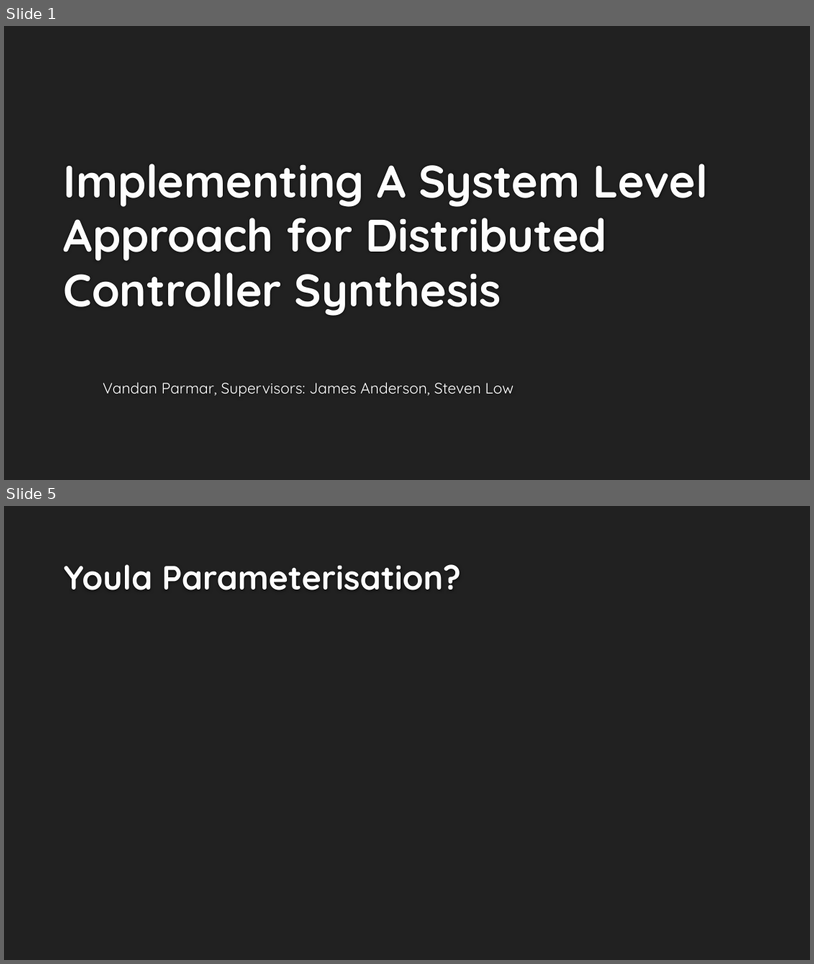
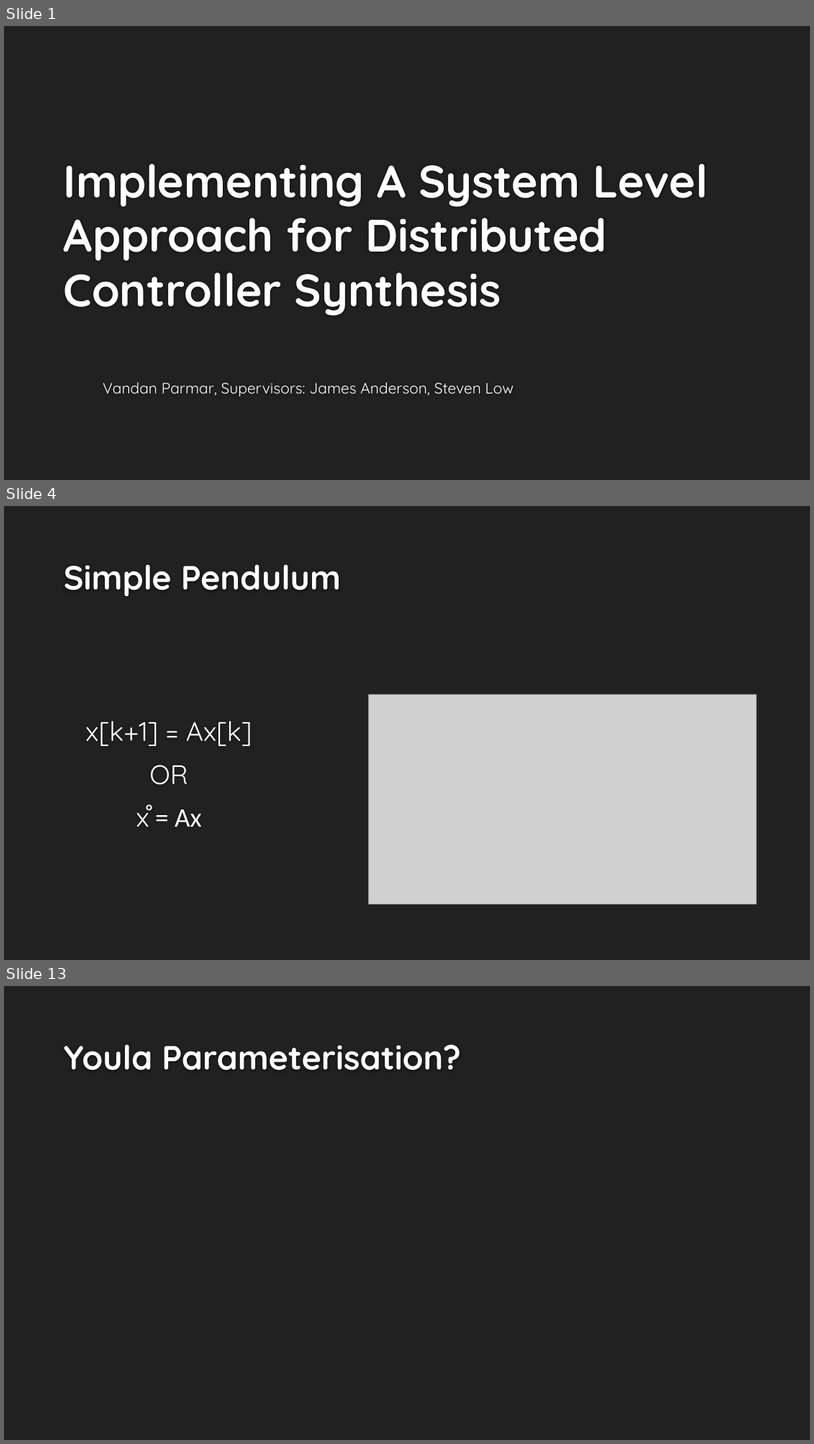
Before and after one commit to vandanparmar/SURFcode, a slide deck: reports/final_pres.pptx. Shown one above the other, each under a label of ours: slides 1 and 5 before the commit, slides 1, 4 and 13 after it; the slides between them are not shown. The pictures are 814x964 and 814x1444 pixels, drawn with LibreOffice and Linux fonts; fonts in the diff are those of the drawing; grey boxes stand for pictures; background and template pictures are left out. Boxes give left, top, right and bottom in pixels: in the first picture for what was removed or moved away, otherwise in the second. Text is boxed around its words. In the diff, an @@ line names an element or a change of style, - is before the commit and + after.

```diff
--- a/reports/final_pres.pptx
+++ b/reports/final_pres.pptx
@@ slide 4 added at [4,506,810,960], background #212121 @@
@@ title added at [64,564,341,597], 40 pt, text #FEFEFE, bold @@
+Simple Pendulum
@@ picture added at [369,694,757,904] @@
@@ text added at [85,721,252,826], 32 pt, text #FFFFFF @@
+x[k+1] = Ax[k]
+OR
+x̊ = Ax
@@ what was slide 5 is now slide 13 @@
```
Also in this commit, not shown: 10 other slides added, 3 slides removed, 5 other files.
